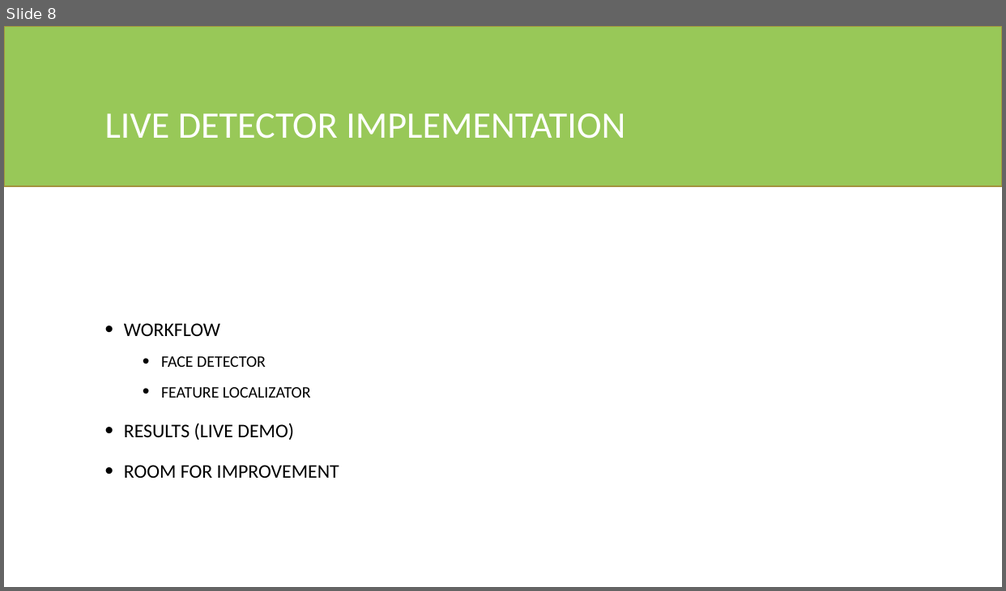
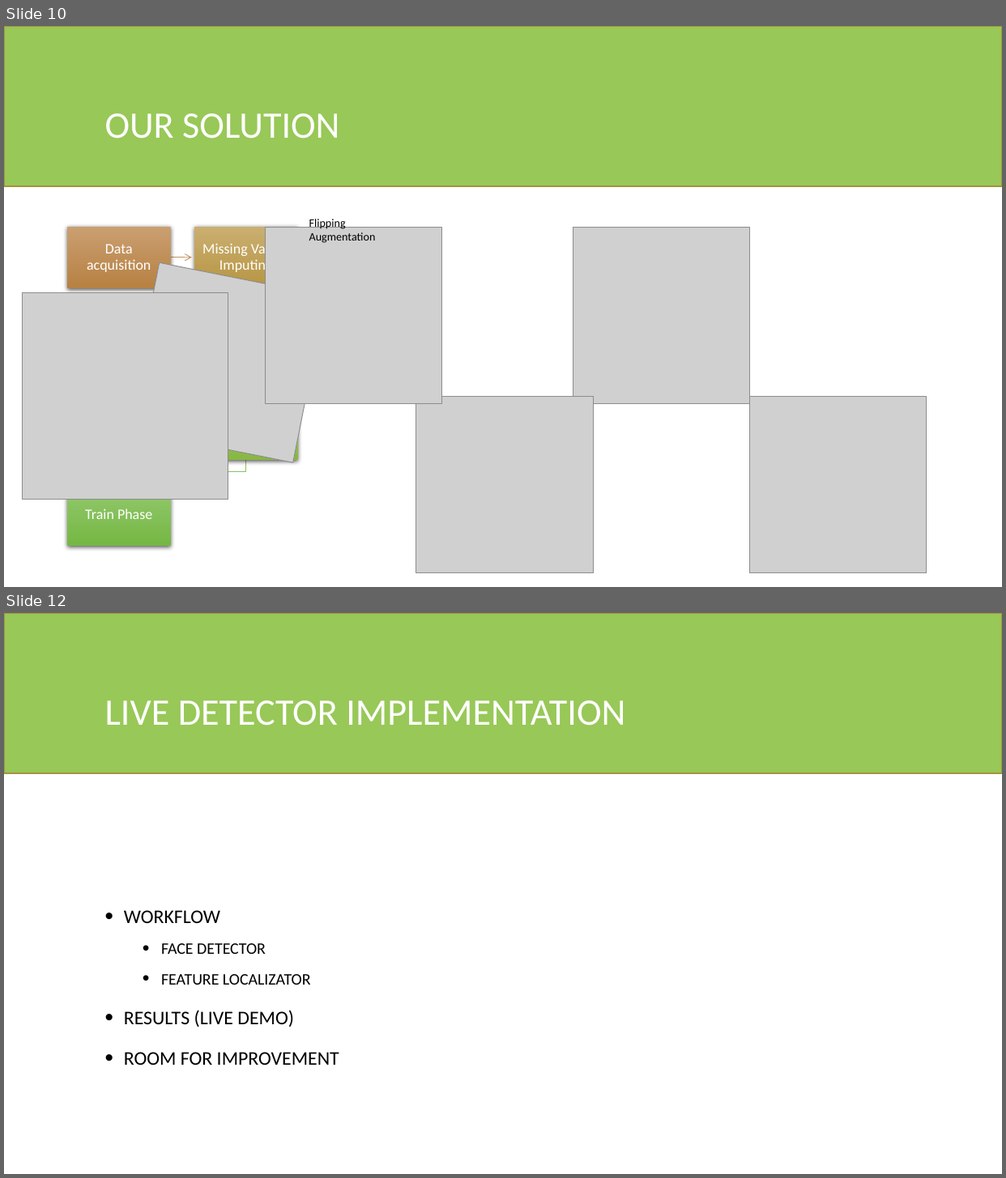
Before and after one commit to fedeloper/Biometrics2021, a slide deck: Facial Keypoints Detector.pptx. Shown one above the other, each under a label of ours: slide 8 before the commit, slides 10 and 12 after it; the slides between them are not shown. The pictures are 1006x591 and 1006x1178 pixels, drawn with LibreOffice and Linux fonts; fonts in the diff are those of the drawing; grey boxes stand for pictures. Boxes give left, top, right and bottom in pixels: in the first picture for what was removed or moved away, otherwise in the second. Text is boxed around its words. In the diff, an @@ line names an element or a change of style, - is before the commit and + after.

```diff
--- a/Facial Keypoints Detector.pptx
+++ b/Facial Keypoints Detector.pptx
@@ slide 10 added at [4, 26, 1002, 587], background #FFFFFF @@
@@ rectangle added at [4, 26, 1002, 187], fill #98C858, outline #A3943F 1.25 pt @@
@@ title added at [105, 113, 339, 139], 36 pt, text #FFFFFF @@
+OUR SOLUTION
@@ text added at [309, 217, 376, 243], 11 pt, text #000000 @@
+Flipping Augmentation
@@ picture added at [266, 228, 442, 404] @@
@@ picture added at [573, 228, 750, 404] @@
@@ picture added at [126, 263, 326, 463] @@
@@ picture added at [22, 293, 228, 500] @@
@@ picture added at [416, 396, 593, 574] @@
@@ picture added at [750, 396, 927, 574] @@
@@ group added at [68, 227, 297, 546]: 7 rectangles, 5 texts, 4 freeform shapes @@
+Data acquisition
+Missing Values Imputing
+Data Augmentation
+Model Selection
+Train Phase
@@ what was slide 8 is now slide 12 @@
```
Also in this commit, not shown: 1 slide changed, 7 other slides added, 4 slides removed, 13 other files.
